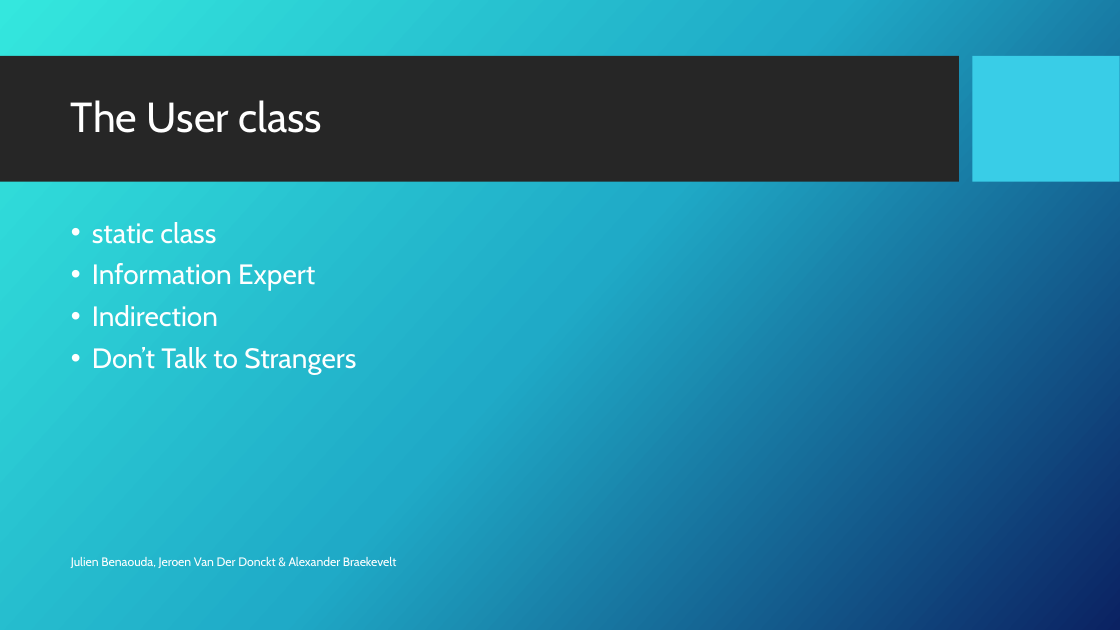
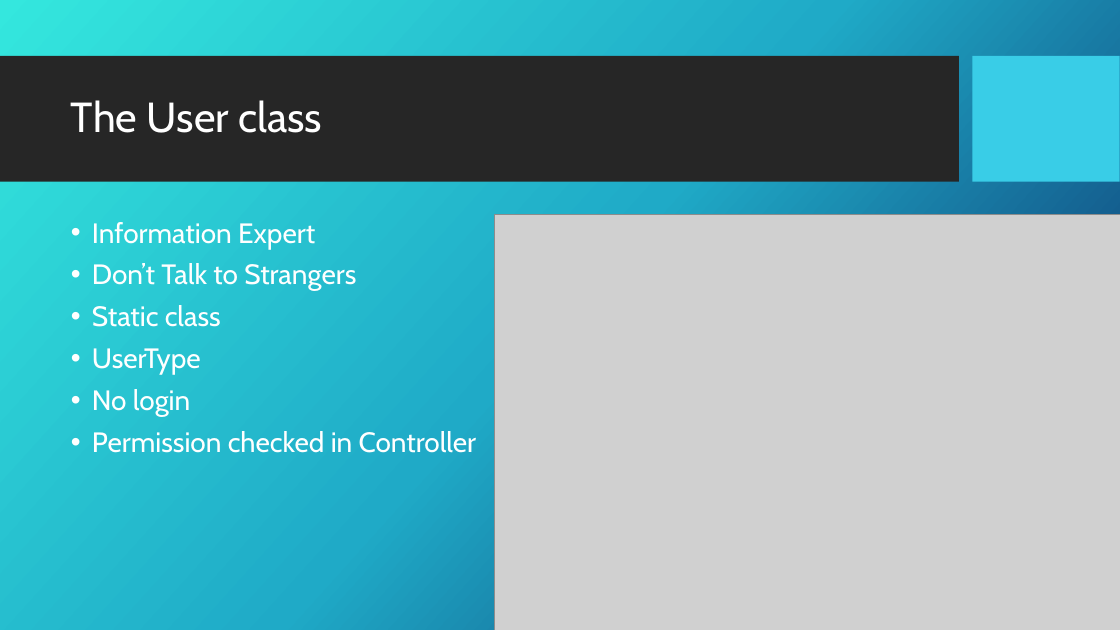
Before and after one commit to julienbenaouda/projectJJA, a slide deck: slide 6 of presentation/Presentation Taskman.pptx. Drawn at 1120x630 pixels with LibreOffice and Linux fonts; fonts in the diff are those of the drawing; grey boxes stand for pictures; background and template pictures are left out. Boxes give left, top, right and bottom in pixels: in the first picture for what was removed or moved away, otherwise in the second. Text is boxed around its words. In the diff, an @@ line names an element or a change of style, - is before the commit and + after.

```diff
--- a/presentation/Presentation Taskman.pptx
+++ b/presentation/Presentation Taskman.pptx
@@ text at (92, 222, 216, 244): paragraph removed @@
-• static class
@@ picture added at (494, 215, 1120, 630) @@
@@ text at (92, 305, 218, 327): paragraph removed @@
-• Indirection
@@ text at (92, 305, 477, 453): paragraphs added @@
+• Static class
+• UserType
+• No login
+• Permission checked in Controller
@@ text removed at (71, 557, 396, 568) @@
-Julien Benaouda, Jeroen Van Der Donckt & Alexander Braekevelt
```
Also in this commit, not shown: 6 other slides changed, 4 slides added, 3 other files.
